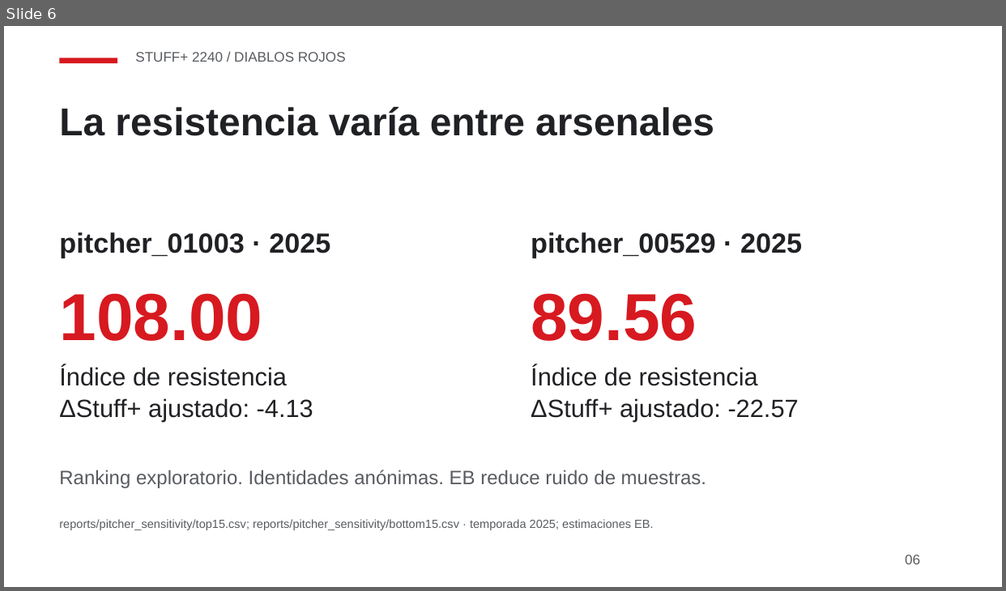
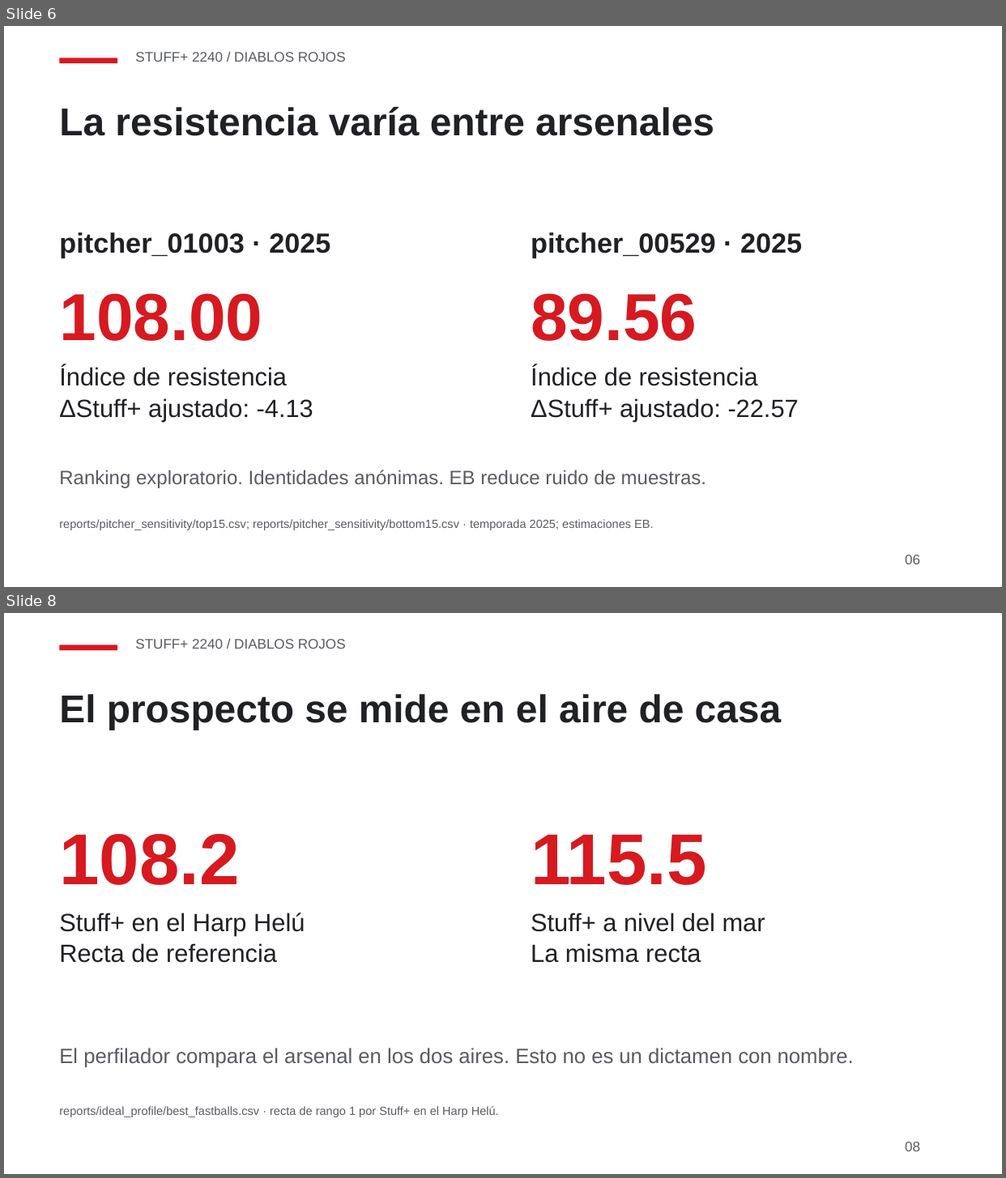
Before and after one commit to JoahanMorales/fuzzy-octo-pancake-DIABLOS-ROJOS-MLB, a slide deck: demo/deck/stuffplus2240.pptx. Shown one above the other, each under a label of ours: slide 6 before the commit, slides 6 and 8 after it; the slides between them are not shown. The pictures are 1006x591 and 1006x1178 pixels, drawn with LibreOffice and Linux fonts; fonts in the diff are those of the drawing. Boxes give left, top, right and bottom in pixels: in the first picture for what was removed or moved away, otherwise in the second. Text is boxed around its words. In the diff, an @@ line names an element or a change of style, - is before the commit and + after.

```diff
--- a/demo/deck/stuffplus2240.pptx
+++ b/demo/deck/stuffplus2240.pptx
@@ slide 8 added at [4,613,1002,1174], background #FFFFFF @@
@@ rectangle added at [60,645,117,651], fill #D71920 @@
@@ text added at [135,639,346,649], 10 pt, text #585B60 @@
+STUFF+ 2240 / DIABLOS ROJOS
@@ text added at [59,694,782,730], 28 pt, text #202124, bold @@
+El prospecto se mide en el aire de casa
@@ text added at [59,834,239,885], 52 pt, text #D71920, bold @@
+108.2
@@ text added at [530,834,706,885], 52 pt, text #D71920, bold @@
+115.5
@@ text added at [59,913,305,936], 18 pt, text #202124 @@
+Stuff+ en el Harp Helú
@@ text added at [530,913,765,932], 18 pt, text #202124 @@
+Stuff+ a nivel del mar
@@ text added at [59,943,277,963], 18 pt, text #202124 @@
+Recta de referencia
@@ text added at [530,943,701,963], 18 pt, text #202124 @@
+La misma recta
@@ text added at [59,1048,854,1068], 15 pt, text #585B60 @@
+El perfilador compara el arsenal en los dos aires. Esto no es un dictamen con nombre.
@@ text added at [59,1106,499,1118], 8.5 pt, text #585B60 @@
+reports/ideal_profile/best_fastballs.csv · recta de rango 1 por Stuff+ en el Harp Helú.
@@ text added at [905,1142,920,1152], 10 pt, text #585B60 @@
+08
```
Also in this commit, not shown: 4 slides changed, 1 other slide added, 2 slides removed, 9 other files.
